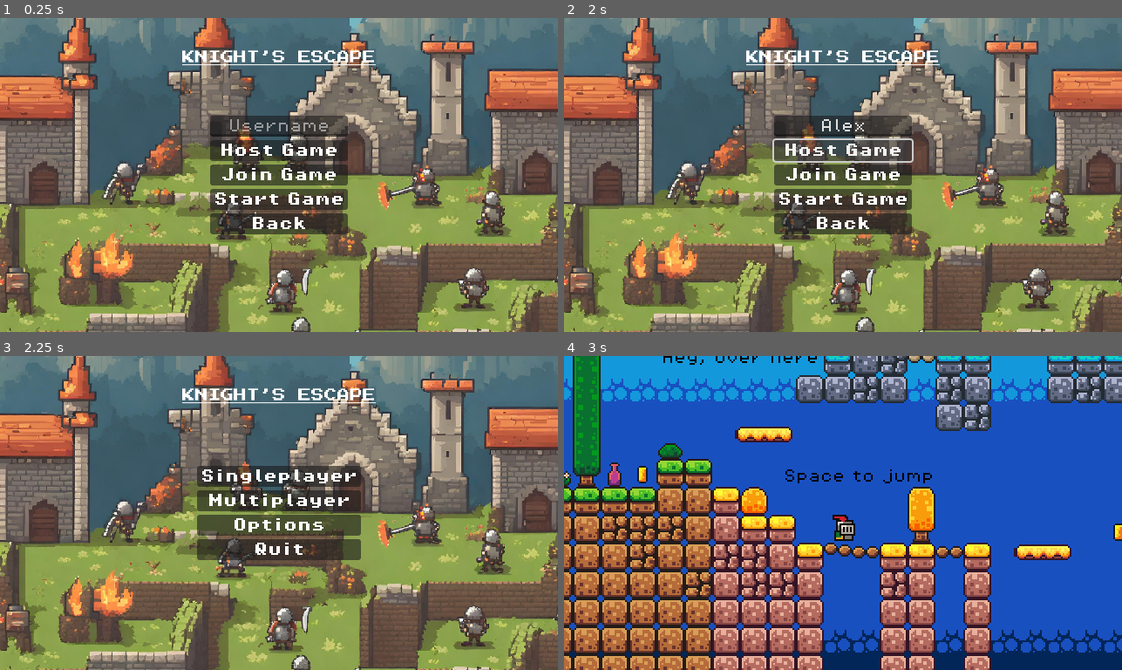
Above: before the commit, frames 1-4 (two rows, left to right).
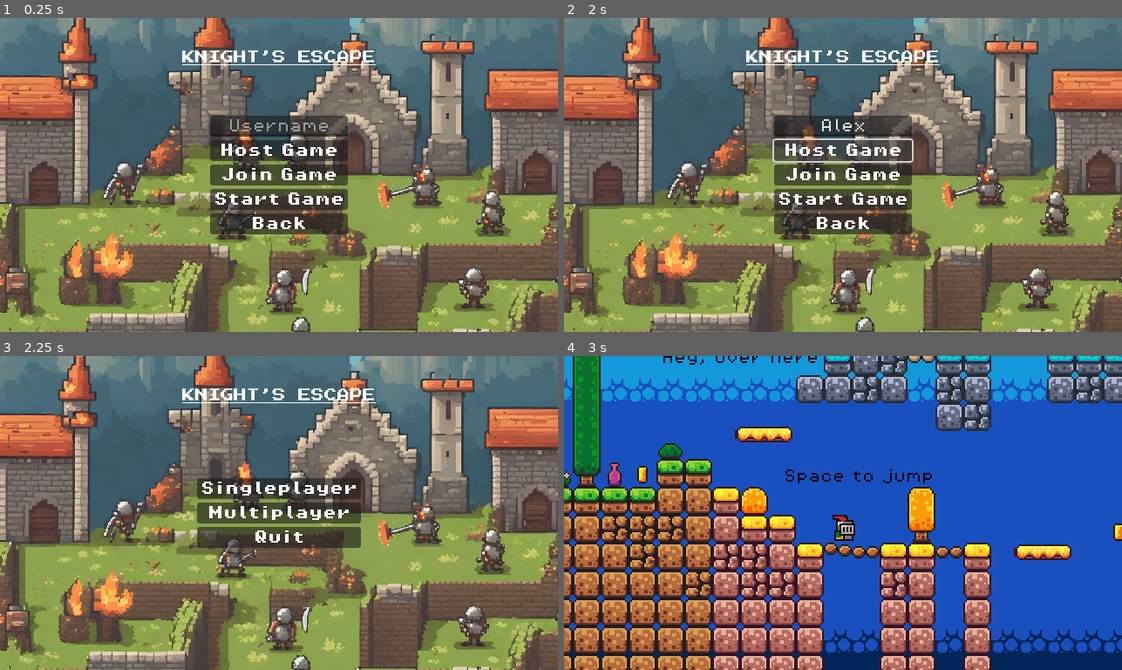
Above: after the commit, the same moments.

Repository: AriathGonzalez/Knight-Game
Game: Godot game, scene res://scenes/multiplayer_menu.tscn
The game is run twice, just before and just after one commit, with the same random seed, the same clock (stepped at 60 frames per second) and the same inputs. This scene is started directly instead of the project's main scene.
Inputs (mouse positions are in pixels of both pictures, inside the frame that each line leads up to):
- Up to frame 1 (0.25 s): no input
- Up to frame 2 (2 s): click (843, 124) at 0.52 s; type "Alex" at 0.6 s; click "Host Game" at 1.25 s
- Up to frame 3 (2.25 s): click "Back" at 2 s
- Up to frame 4 (3 s): click "Singleplayer" at 2.75 s

Frames 1-2 are identical in both runs. In frame 3, 5.0% of the frame differs, in the area x 35-65%, y 35-65%; in frame 4, nothing differs.
Error before the commit: Invalid operands 'String' and 'int' in operator '+'. (res://scripts/multiplayer/multiplayer_manager.gd:82)
Error after the commit: Invalid operands 'String' and 'int' in operator '+'. (res://scripts/multiplayer/multiplayer_manager.gd:91)

Commit message:
Multiplayer Complete

Diff:
--- a/scenes/main_menu.tscn
+++ b/scenes/main_menu.tscn
@@ -56,13 +56,6 @@
 theme_override_font_sizes/font_size = 16
 text = "Multiplayer"
 
-[node name="Options" type="Button" parent="MarginContainer/VBoxContainer"]
-layout_mode = 2
-theme_override_colors/font_color = Color(1, 1, 1, 1)
-theme_override_fonts/font = ExtResource("1_lloik")
-theme_override_font_sizes/font_size = 16
-text = "Options"
-
 [node name="Quit" type="Button" parent="MarginContainer/VBoxContainer"]
 layout_mode = 2
 theme_override_colors/font_color = Color(1, 1, 1, 1)
@@ -72,5 +65,4 @@
 
 [connection signal="pressed" from="MarginContainer/VBoxContainer/Singleplayer" to="." method="_on_singleplayer_pressed"]
 [connection signal="pressed" from="MarginContainer/VBoxContainer/Multiplayer" to="." method="_on_multiplayer_pressed"]
-[connection signal="pressed" from="MarginContainer/VBoxContainer/Options" to="." method="_on_options_pressed"]
 [connection signal="pressed" from="MarginContainer/VBoxContainer/Quit" to="." method="_on_quit_pressed"]
--- a/scenes/multiplayer_game.tscn
+++ b/scenes/multiplayer_game.tscn
@@ -644,6 +644,12 @@
 [node name="0" type="Node2D" parent="SpawnLocations" groups=["PlayerSpawnPoint"]]
 position = Vector2(16, 25)
 
+[node name="2" type="Node2D" parent="SpawnLocations" groups=["PlayerSpawnPoint"]]
+position = Vector2(39, 26)
+
+[node name="3" type="Node2D" parent="SpawnLocations" groups=["PlayerSpawnPoint"]]
+position = Vector2(28, 26)
+
 [node name="EndTimer" type="Timer" parent="."]
 wait_time = 5.0
 one_shot = true
--- a/scripts/coin.gd
+++ b/scripts/coin.gd
@@ -40,7 +40,6 @@
 			max_score = score
 			player_winner_username = GameManager.players[player_id].username
 	set_winner_for_all.rpc(player_winner_username)
-	print("Winner: ", GameManager.player_winner_username)
 
 @rpc("any_peer", "call_local")
 func set_winner_for_all(player_winner_username):
--- a/scripts/game_manager.gd
+++ b/scripts/game_manager.gd
@@ -8,7 +8,6 @@
 var multiplayer_mode_enabled = false
 var respawn_point = Vector2(16, 25)
 var score_label
-var game_scene
 
 func add_point():
 	coin_count += 1
--- a/scripts/menus/main_menu.gd
+++ b/scripts/menus/main_menu.gd
@@ -1,7 +1,4 @@
 extends Control
-
-func _on_options_pressed():
-	get_tree().change_scene_to_file("res://scenes/options_menu.tscn")
 
 func _on_quit_pressed():
 	get_tree().quit()
--- a/scripts/multiplayer/multiplayer_controller.gd
+++ b/scripts/multiplayer/multiplayer_controller.gd
@@ -22,7 +22,7 @@
 	if not is_alive and is_on_floor():
 		_set_alive()
 
-	if $MultiplayerSynchronizer.get_multiplayer_authority() == multiplayer.get_unique_id():
+	if multiplayer and $MultiplayerSynchronizer.get_multiplayer_authority() == multiplayer.get_unique_id():
 		movement_state_machine.process_physics(delta)
 		camera_2d.enabled = true
 	else:
--- a/scripts/multiplayer/multiplayer_manager.gd
+++ b/scripts/multiplayer/multiplayer_manager.gd
@@ -1,26 +1,30 @@
 extends Control
 
-@export var server_ip = "127.0.0.1"
+@export var server_ip = "127.0.0.1"	# Change to local ip
 @export var server_port = 8000
 var peer
 
 func _ready():
 	# Manage connections of players
-	multiplayer.peer_connected.connect(peer_connected)
-	multiplayer.peer_disconnected.connect(peer_disconnected)
-	multiplayer.connected_to_server.connect(connected_to_server)
-	multiplayer.connection_failed.connect(connection_failed)
+	multiplayer.peer_connected.connect(_on_player_connected)
+	multiplayer.peer_disconnected.connect(_on_player_disconnected)
+	multiplayer.connected_to_server.connect(_on_connected_ok)
+	multiplayer.connection_failed.connect(_on_connected_fail)
+	multiplayer.server_disconnected.connect(_on_server_disconnected)
 
-	# TODO: If I want to host it
-	# if "--server" in OS.get_cmdline_args():
+	# If I want a return to lobby for multiplayer
+	# Error: get_cached_object: ID 2 not found in cache of peer #.
 
+	#call_deferred("_initialize_lobby")
+	if "--server" in OS.get_cmdline_args():
+		host_game()
 
 # Called on server and clients when someone connects
-func peer_connected(id):
+func _on_player_connected(id):
 	print("Player %s connected." % id)
 
 # Called on server and clients when someone disconnects
-func peer_disconnected(id):
+func _on_player_disconnected(id):
 	print("Player %s disconnected." % id)
 	GameManager.players.erase(id)
 
@@ -32,13 +36,33 @@
 
 # Called only on client connection to server
 # If you need to send info from clients to server, do it here
-func connected_to_server():
+func _on_connected_ok():
 	print("Connected to server.")
 	send_player_info.rpc_id(1, $MarginContainer/VBoxContainer/LineEdit.text, multiplayer.get_unique_id())
 
 # Called only on client when they fail to connect to server
-func connection_failed():
+func _on_connected_fail():
 	print("Error: Could not connect to server.")
+
+func _on_server_disconnected():
+	multiplayer.multiplayer_peer = null
+	GameManager.players.clear()
+	GameManager.player_scenes = []
+
+func _initialize_lobby():
+	if multiplayer.has_multiplayer_peer():
+		print("initialize lobby")
+		return_to_lobby.rpc()
+
+@rpc("any_peer", "call_local")
+func return_to_lobby():
+	var line_edit = $MarginContainer/VBoxContainer/LineEdit
+
+	if line_edit:
+		for player_id in GameManager.players:
+			print("player_id: ", player_id)
+			if multiplayer.get_unique_id() == player_id:
+				line_edit.text = GameManager.players[player_id].username
 
 @rpc("any_peer")
 func send_player_info(username, id):
@@ -56,10 +80,23 @@
 
 @rpc("any_peer", "call_local")
 func start_game():
-	var game_scene = load("res://scenes/multiplayer_game.tscn").instantiate()
-	GameManager.game_scene = game_scene
-	get_tree().root.add_child(game_scene)
-	self.hide()
+	get_tree().change_scene_to_file("res://scenes/multiplayer_game.tscn")
+
+func host_game():
+	# Establish that this instance is a server
+	peer = ENetMultiplayerPeer.new()
+	var error = peer.create_server(server_port, 4)
+
+	if error != OK:
+		print("Cannot host: " + error)
+		return
+
+	peer.get_host().compress(ENetConnection.COMPRESS_RANGE_CODER)	# Not needed, only if you want more optimization
+
+	# Set up multiplayer peer
+	multiplayer.set_multiplayer_peer(peer)
+	print("Waiting for players...")
+	GameManager.multiplayer_mode_enabled = true
 
 func _on_back_pressed():
 	multiplayer.multiplayer_peer = null
@@ -74,21 +111,9 @@
 	GameManager.multiplayer_mode_enabled = true
 
 func _on_host_pressed():
-	# Establish that this instance is a server
-	peer = ENetMultiplayerPeer.new()
-	var error = peer.create_server(server_port, 2)
-
-	if error != OK:
-		print("Cannot host: " + error)
-		return
-
-	peer.get_host().compress(ENetConnection.COMPRESS_RANGE_CODER)	# Not needed, only if you want more optimization
-
-	# Set up multiplayer peer
-	multiplayer.set_multiplayer_peer(peer)
-	print("Waiting for players...")
-	GameManager.multiplayer_mode_enabled = true
+	host_game()
 	send_player_info($MarginContainer/VBoxContainer/LineEdit.text, multiplayer.get_unique_id())
 
 func _on_start_pressed():
-	start_game.rpc()
+	if multiplayer.has_multiplayer_peer() and multiplayer.is_server():
+		start_game.rpc()
--- a/scripts/scene_manager.gd
+++ b/scripts/scene_manager.gd
@@ -27,9 +27,10 @@
 
 func _load_main_menu():
 	get_tree().change_scene_to_file("res://scenes/main_menu.tscn")
-	print("load main menu?")
 
 func _load_multiplayer_menu():
-	print("current scene: ", get_tree().get_current_scene())
-	GameManager.game_scene.queue_free()  # Remove the game scene
-	self.show()  # Show the multiplayer menu again
+	GameManager.multiplayer_mode_enabled = false
+	GameManager.players.clear()
+	GameManager.player_scenes = []
+	multiplayer.multiplayer_peer = null
+	get_tree().change_scene_to_file("res://scenes/main_menu.tscn")
Not shown, changed: export_presets.cfg
